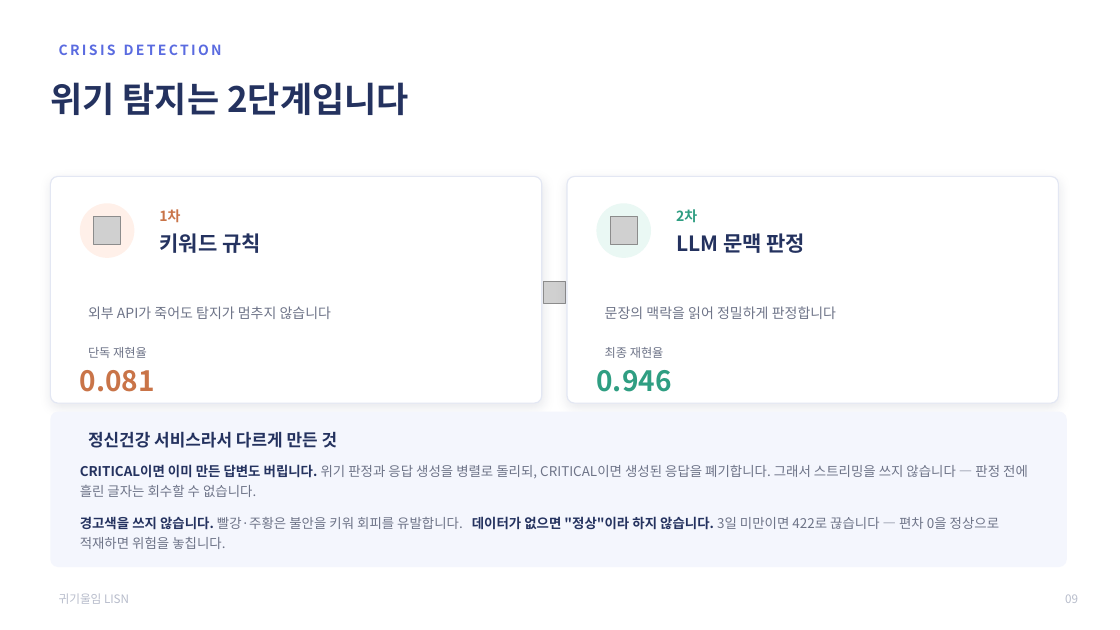
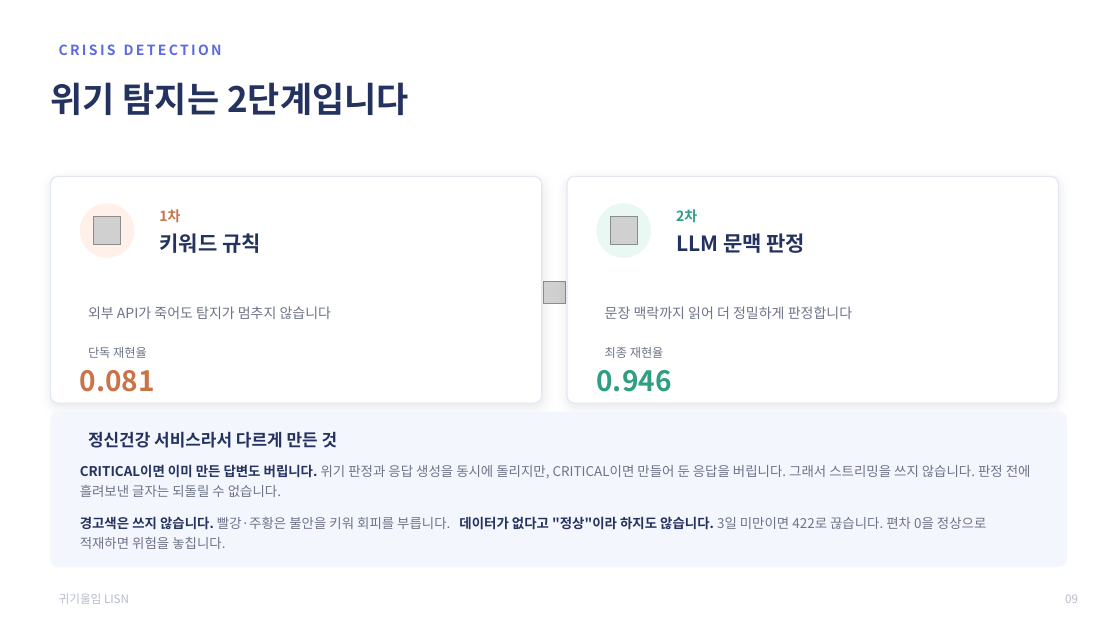
Before and after one commit to 2026-SMHRD-KDT-HealthCare-5/lisn, a slide deck: slide 10 of documents/최종발표자료_귀기울임.pptx. Drawn at 1120x630 pixels with LibreOffice and Linux fonts; fonts in the diff are those of the drawing; grey boxes stand for pictures. Boxes give left, top, right and bottom in pixels: in the first picture for what was removed or moved away, otherwise in the second. Text is boxed around its words. In the diff, an @@ line names an element or a change of style, - is before the commit and + after.

Commit message:
fix(발표·영상): 문구 전면 재작성 — 주어 복원·논리 연결·뜻이 서는 낱말로
지적받은 세 가지를 한꺼번에 고쳤습니다.

1. 주어·목적어가 빠져 있었습니다
   "수면 패턴이 5일째 무너진 것을" → "사용자의 수면 패턴이 …"
   "앱은 열리지 않습니다" → "사용자는 앱을 열지 않습니다"
   설명하는 글인데 누구 얘긴지가 없었습니다.

2. 앞뒤 문장이 논리로 이어지지 않았습니다
   컷1이 "알아챕니다"로 끝나고 다음 줄이 따로 놀았습니다. 이제
   감지 → 선제 접촉 → 첫 마디로 대화 시작 순으로 이어집니다.
   이걸 담으려면 두 줄로는 폭이 모자라, 자막을 3줄 구조로 바꾸고
   폰트를 34→30 으로 줄였습니다(desktop 컷은 1→2줄).

3. 그 낱말만 보고는 뜻이 안 서는 표현들
   "관리자는 전체를 봅니다" → "위험한 사람이 먼저 보입니다"
   "몸의 신호를 정서로"(서술어 없음) → "몸의 신호에서 마음을 읽습니다"
   "두 성격으로 듣습니다"(챗봇은 듣는 게 아니라 답함) → "성격을 골라 대화합니다"
   "개인 기준선 이탈 탐지"(명사 4개) → "평소와 얼마나 다른가"
   "남은 미탐 6건"(업계 용어) → "놓친 6건"

같은 걸 두 이름으로 부르던 것도 정리했습니다 — 헤드라인은 "선제 접촉"
인데 바로 아래 카드가 "선제 케어"였습니다.

문구 검토에 OpenAI(gpt-5.4)를 썼습니다. 다만 글자만 넘기지 않고 각
문구가 어느 화면 위에 뜨는지·앞뒤로 무슨 말이 오는지·길이 제한이
얼마인지를 함께 넘겨 상황에 맞는 문장을 받도록 했습니다. 스크립트는
tools/naturalize_deck.py 에 남겼습니다. 제안 56건 중 실제로 적용한
것은 35건이고, 나머지는 사실관계를 약하게 만들거나(실측으로 "증명"을
"확인"으로) 정본 문서의 과제명을 건드려 뺐습니다.

영문 섹션 라벨(PROBLEM & ANSWER 등)은 한글 제목 위에 얹는 디자인
요소라 그대로 뒀습니다. 바꾸면 한글이 두 줄로 겹칩니다.

자막 길이 초과는 스크립트에서 세도록 기준을 주석에 박아 뒀습니다
(phone/still 34자 · desktop 46자). 영상 재빌드, 발표자료 임베드
영상 갱신, validate.py·check_numbers.py 통과까지 확인했습니다.

```diff
--- a/documents/최종발표자료_귀기울임.pptx
+++ b/documents/최종발표자료_귀기울임.pptx
@@ text at (605,306,852,319): text changed @@
-문장의 맥락을 읽어 정밀하게 판정합니다
+문장 맥락까지 읽어 더 정밀하게 판정합니다
@@ text at (80,464,1031,497): text changed @@
-CRITICAL이면 이미 만든 답변도 버립니다. 위기 판정과 응답 생성을 병렬로 돌리되, CRITICAL이면 생성된 응답을 폐기합니다. 그래서 스트리밍을 쓰지 않습니다 — 판정 전에 흘린 글자는 회수할 수 없습니다.
+CRITICAL이면 이미 만든 답변도 버립니다. 위기 판정과 응답 생성을 동시에 돌리지만, CRITICAL이면 만들어 둔 응답을 버립니다. 그래서 스트리밍을 쓰지 않습니다. 판정 전에 흘려보낸 글자는 되돌릴 수 없습니다.
@@ text at (80,516,986,549): text changed @@
-경고색을 쓰지 않습니다. 빨강·주황은 불안을 키워 회피를 유발합니다. 데이터가 없으면 "정상"이라 하지 않습니다. 3일 미만이면 422로 끊습니다 — 편차 0을 정상으로 적재하면 위험을 놓칩니다.
+경고색은 쓰지 않습니다. 빨강·주황은 불안을 키워 회피를 부릅니다. 데이터가 없다고 "정상"이라 하지도 않습니다. 3일 미만이면 422로 끊습니다. 편차 0을 정상으로 적재하면 위험을 놓칩니다.
```
Also in this commit, not shown: 7 other slides changed, 3 other files.
